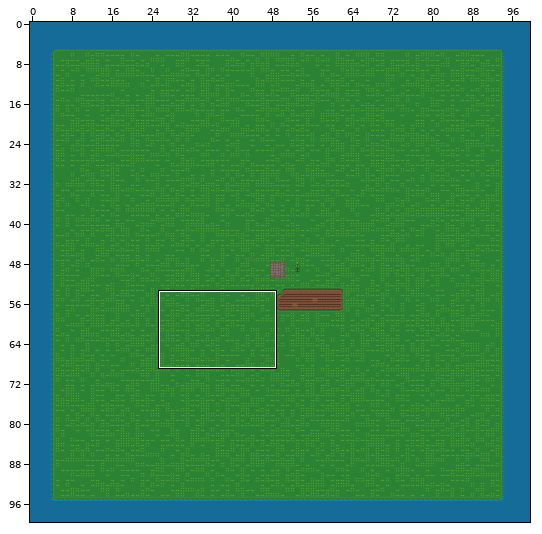
Two states of a Tiled map, picosystem/examples/tile/map.tmx. The first picture is a wide view before the edit; the outline marks the close-up.
Close-up. Before:
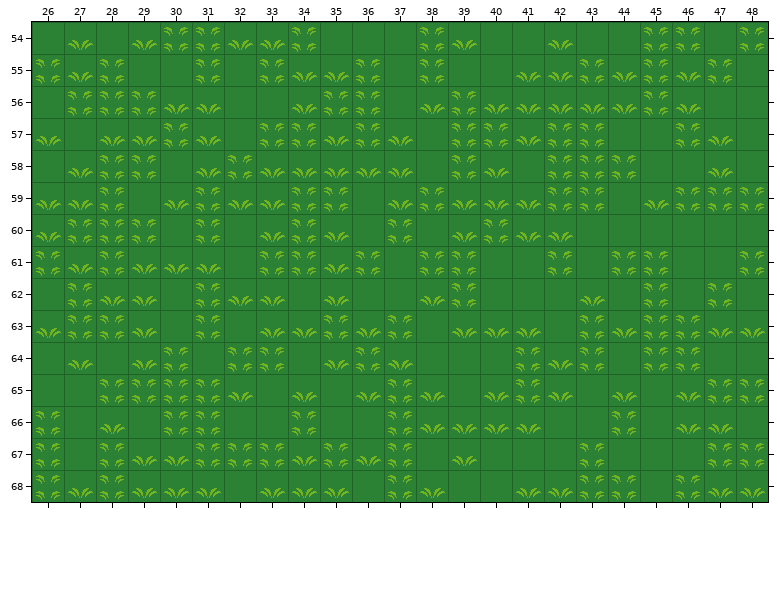
Cells are 32x32 px. Shown: x 26..48, y 54..68. The commit also changed other parts of the map, which this record leaves out.
After:
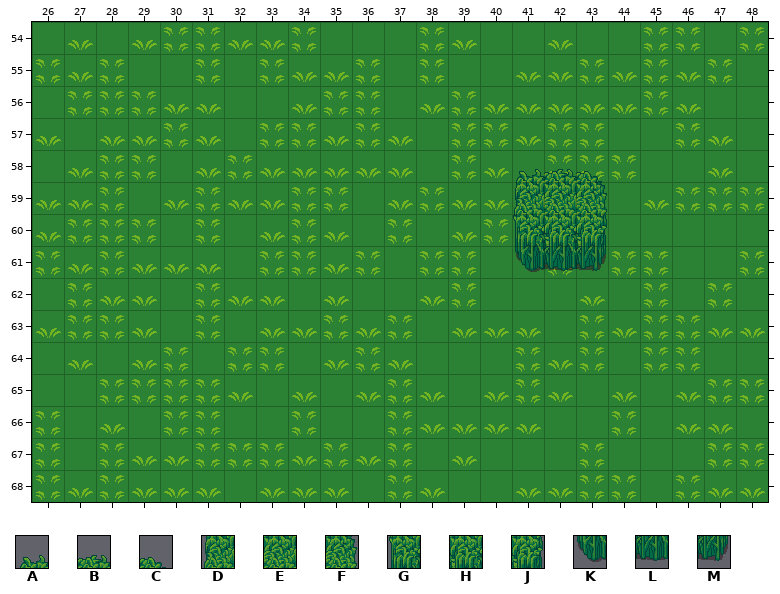
Key: from "lpc_terrain_atlas": A 521, B 522, C 523, D 553, E 554, F 555, G 585, H 586, J 587, K 617, L 618, M 619.
_ is an empty cell.
Message: tile: render overlay from map
From old to new:
Changed rows in their new state; . is an unchanged cell.
Layer "Overlay":
first column x 41:
58 ABC
59 DEF
60 GHJ
61 KLM
Boxes around the changes in both close-ups, in picture pixels (x1, y1, x2, y2):
added: (513, 169, 607, 272)
